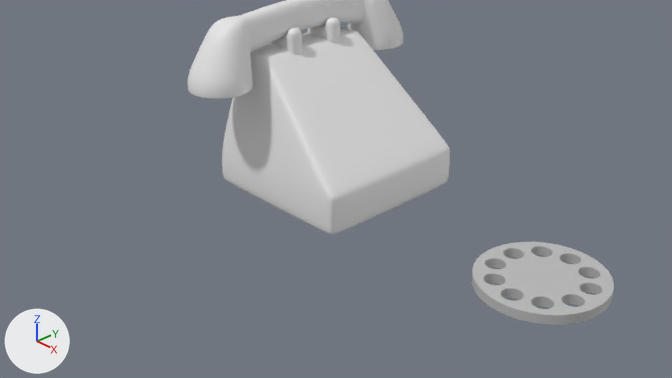
The Blender file Blender/roundtelephone.blend: old version first, new version second.
Rendered twice from the file's camera 'Camera'. Lighting does not change. The marker at lower left points along +X, +Y and +Z.
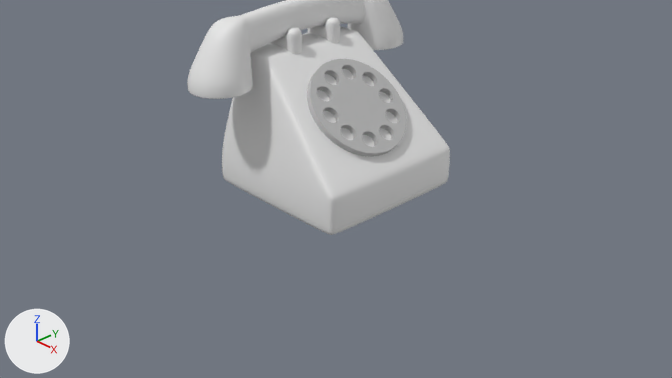
The change, as a diff of the scene's bpy script:
```diff
--- a/Blender/roundtelephone.blend.py
+++ b/Blender/roundtelephone.blend.py
@@ ob_circle @@
 ob_circle = bpy.data.objects.new('Circle', me_mesh_001)
-ob_circle.location = (3.0, 0.0, 0.0)
-ob_circle.rotation_euler = (1.571, 0.0, 0.0)  # degrees (90, 0, 0)
-ob_circle.scale = (-0.2, -0.2, -0.2)
+ob_circle.location = (0.366, 0.0, 1.1)
+ob_circle.rotation_euler = (1.57, 0.737, -0.00145)  # degrees (90, 42, -0.1)
+ob_circle.scale = (-0.179, -0.179, -0.179)
```

Boxes (x1, y1, x2, y2) around the edits, measured in the pictures (672 x 378 px):
'Circle', moved, turned, rescaled
    before: (472, 242, 614, 325)
    after: (307, 59, 407, 157)
